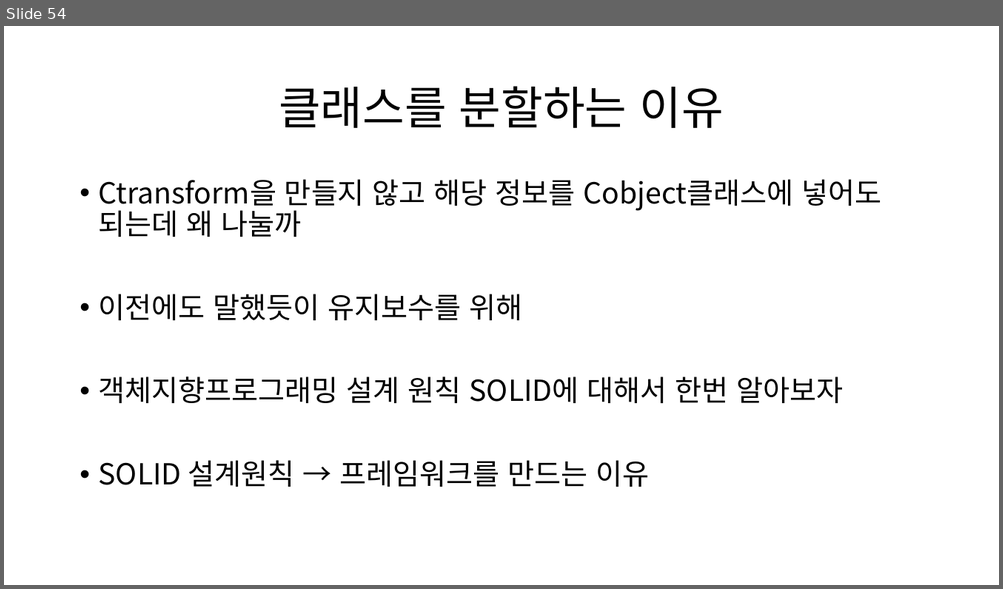
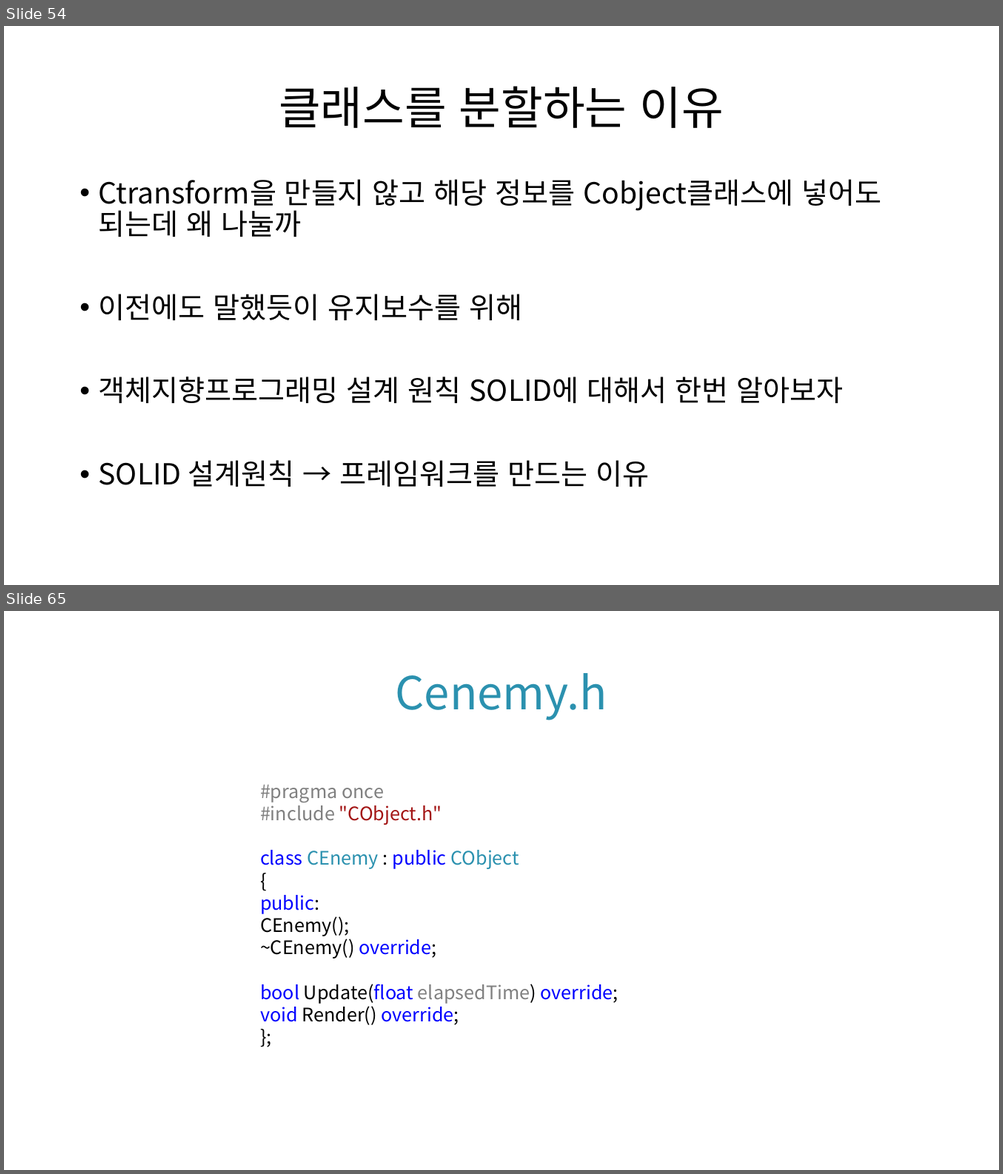
Before and after one commit to Kimseongtae9911/WarpOpenGL, a slide deck: 프레임워크.pptx. Shown one above the other, each under a label of ours: slide 54 before the commit, slides 54 and 65 after it; the slides between them are not shown. The pictures are 1003x589 and 1003x1174 pixels, drawn with LibreOffice and Linux fonts; fonts in the diff are those of the drawing. Boxes give left, top, right and bottom in pixels: in the first picture for what was removed or moved away, otherwise in the second. Text is boxed around its words. In the diff, an @@ line names an element or a change of style, - is before the commit and + after.

```diff
--- a/프레임워크.pptx
+++ b/프레임워크.pptx
@@ slide 65 added at <box>4,611,999,1170</box>, background #FFFFFF @@
@@ title added at <box>395,673,607,721</box>, 44 pt, text #2B91AF @@
+Cenemy.h
@@ text added at <box>260,785,618,1025</box>, 18 pt, text #0000FF @@
+#pragma once
+#include "CObject.h"
+class CEnemy : public CObject
+{
+public:
+CEnemy();
+~CEnemy() override;
+bool Update(float elapsedTime) override;
+void Render() override;
+};
```
Also in this commit, not shown: 17 other slides added, 19 other files.
